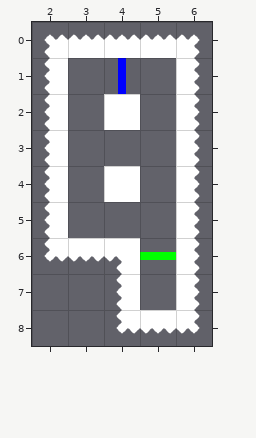
One commit to this Tiled map: level/dead end.tmx. The picture above was drawn from the file before the commit.
Cells are 64x64 px. Shown: x 2..6, y 0..8. The old version is drawn lined up with the new one.
Once edited:
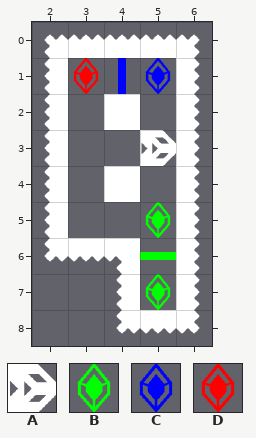
Key: from "tiles": A 14 "snake", B 20 "pellet", C 21 "pellet", D 22 "pellet".
_ is an empty cell.
Tiles of an added or newly shown layer are drawn over the layers below it.
Diff:
everything moved by +1,+0 cells (the old picture is shown already moved)
Layer "entities" (now shown):
y 1: x 3 _ -> D; x 5 _ -> C
y 3: x 5 _ -> A
y 5: x 5 _ -> B
y 7: x 5 _ -> B
Changed places in both pictures, as pixel boxes (x1, y1, x2, y2):
added: (73, 58, 99, 94)
added: (145, 58, 171, 94)
added: (140, 130, 176, 166)
added: (145, 202, 171, 238)
added: (145, 274, 171, 310)
